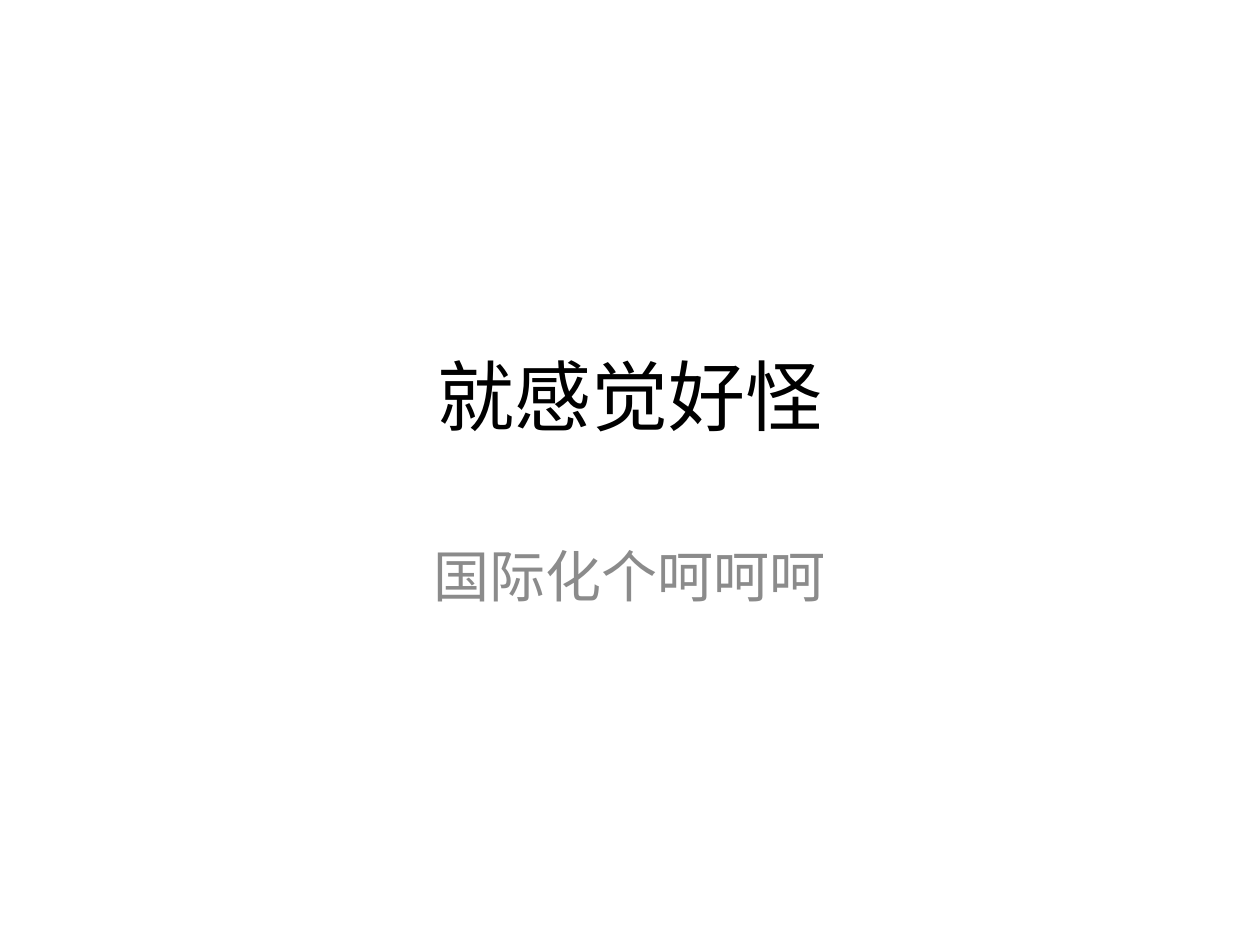
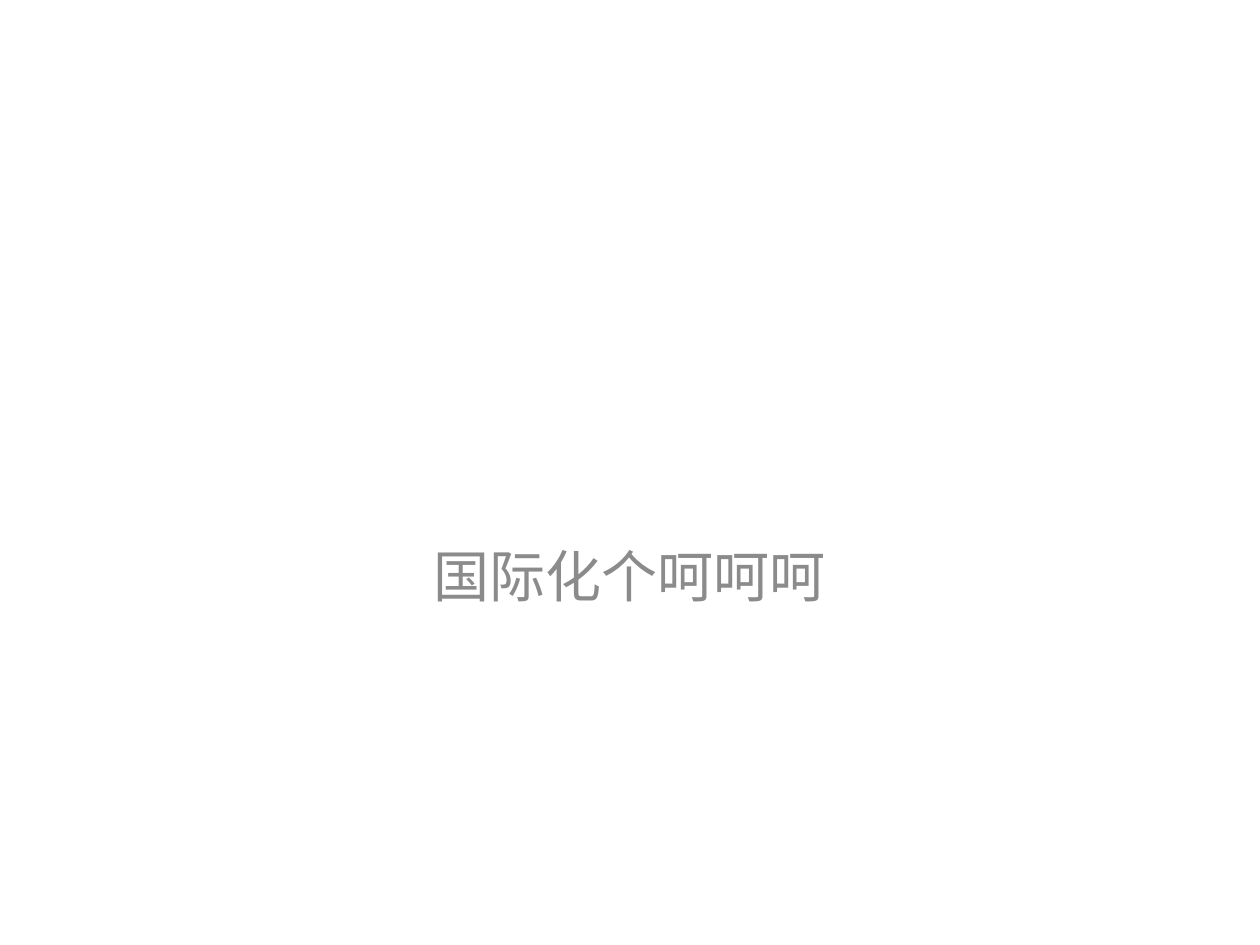
Before and after one commit to pxf-p/20190615, a slide deck: slide 1 of 呵呵呵/123.pptx. Drawn at 1260x945 pixels with LibreOffice and Linux fonts; fonts in the diff are those of the drawing. Boxes give left, top, right and bottom in pixels: in the first picture for what was removed or moved away, otherwise in the second. Text is boxed around its words. In the diff, an @@ line names an element or a change of style, - is before the commit and + after.

Commit message:
又改了

```diff
--- a/呵呵呵/123.pptx
+++ b/呵呵呵/123.pptx
@@ title removed at (x1=437, y1=360, x2=822, y2=432) @@
-就感觉好怪
```
